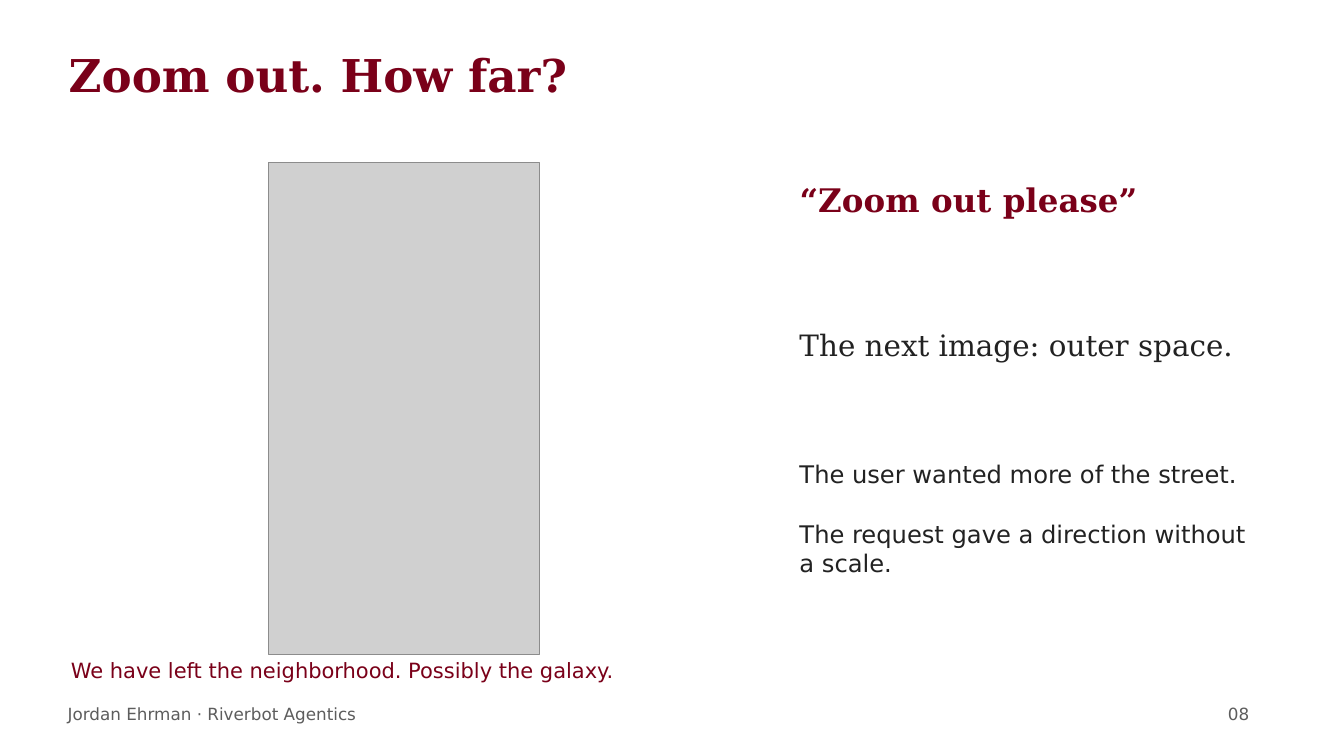
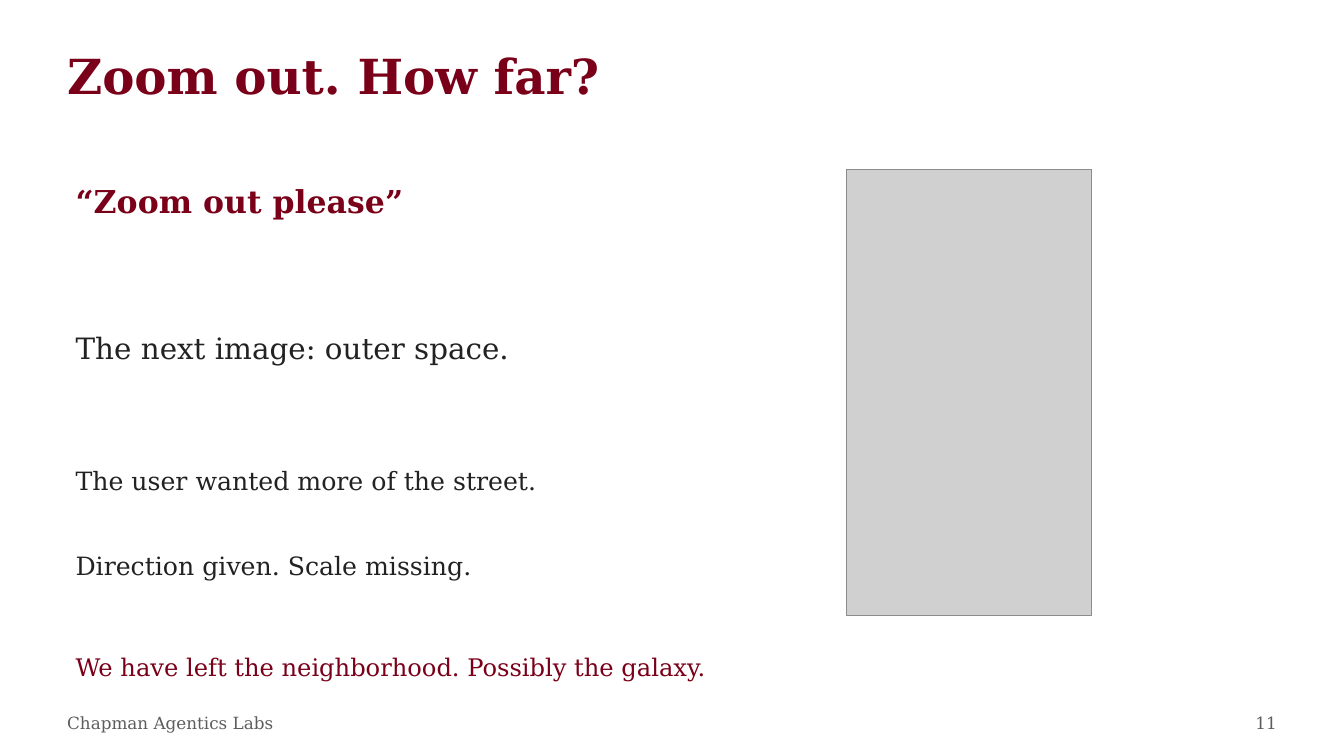
Before and after one commit to ehrmanj-chap/agentics_labs_lectures, a slide deck: slide 11 of downloads/Lab_1_Human_Agent_Loop.pptx (slide 8 before the commit). Drawn at 1344x756 pixels with LibreOffice and Linux fonts; fonts in the diff are those of the drawing; grey boxes stand for pictures. Boxes give left, top, right and bottom in pixels: in the first picture for what was removed or moved away, otherwise in the second. Text is boxed around its words. In the diff, an @@ line names an element or a change of style, - is before the commit and + after.

```diff
--- a/downloads/Lab_1_Human_Agent_Loop.pptx
+++ b/downloads/Lab_1_Human_Agent_Loop.pptx
@@ text "Zoom out. How far?" at bbox=[67, 57, 600, 95]: size 32.2 to 34.5 pt @@
@@ picture: place and size @@
-picture at bbox=[269, 162, 540, 654]
+picture at bbox=[847, 169, 1093, 616]
@@ text "“Zoom out please”": place and size @@
-text "“Zoom out please”" at bbox=[800, 187, 1137, 219]
+text "“Zoom out please”" at bbox=[76, 189, 403, 220]
@@ text "“Zoom out please”" at bbox=[76, 189, 403, 220]: size 23.2 to 22.5 pt @@
@@ text "The next image: outer space.": place and size @@
-text "The next image: outer space." at bbox=[799, 333, 1233, 362]
+text "The next image: outer space." at bbox=[76, 336, 509, 365]
@@ text "The user wanted more of ...": place and size @@
-text "The user wanted more of ..." at bbox=[799, 464, 1246, 573]
+text "The user wanted more of ..." at bbox=[76, 471, 536, 491]
@@ text "The user wanted more of ..." at bbox=[76, 471, 536, 491]: size 17.2 to 18 pt, font DejaVu Sans to DejaVu Serif @@
@@ text at bbox=[799, 524, 1246, 573]: paragraph removed @@
-The request gave a direction without a scale.
@@ text added at bbox=[76, 556, 471, 581], 18 pt, text #222222 @@
+Direction given. Scale missing.
@@ text "We have left the neighborhood. ..." at bbox=[76, 657, 705, 682]: size 15 to 17.2 pt, font DejaVu Sans to DejaVu Serif @@
@@ text at bbox=[67, 716, 273, 733]: text changed; font DejaVu Sans to DejaVu Serif @@
-Jordan Ehrman · Riverbot Agentics
+Chapman Agentics Labs
@@ text removed at bbox=[1228, 707, 1249, 720] @@
-08
@@ text added at bbox=[1255, 716, 1276, 729], 12 pt, text #5D5D5D @@
+11
```
Also in this commit, not shown: 9 other slides changed, 10 slides added, 4 slides removed, 11 other files.
